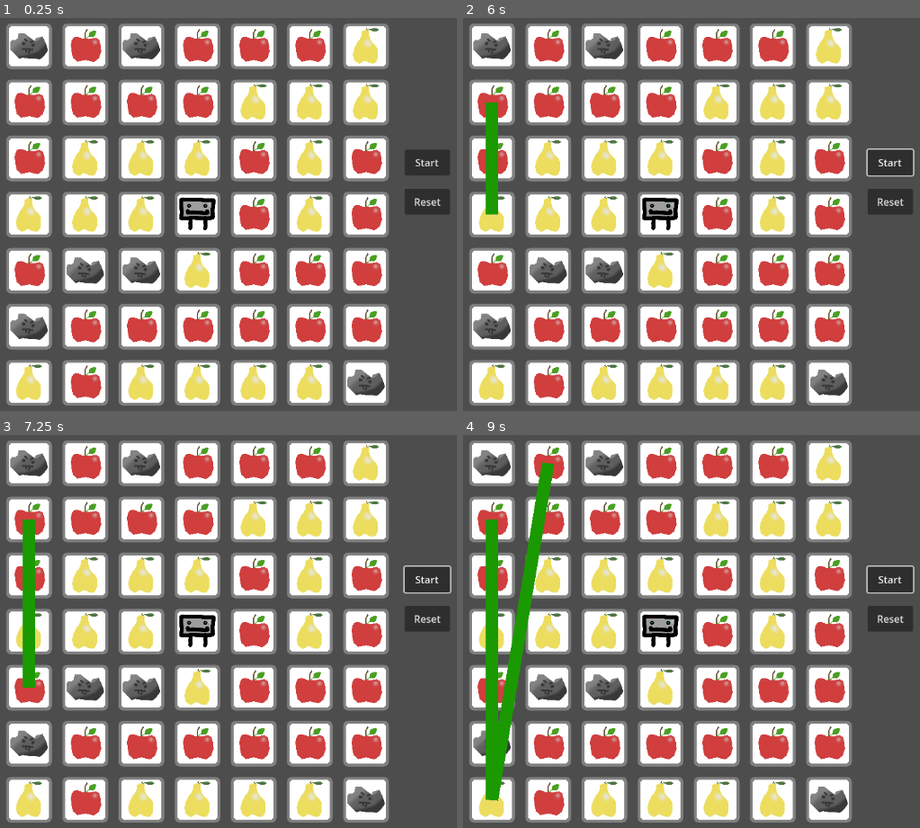
Above: before the commit, frames 1-4 (two rows, left to right).
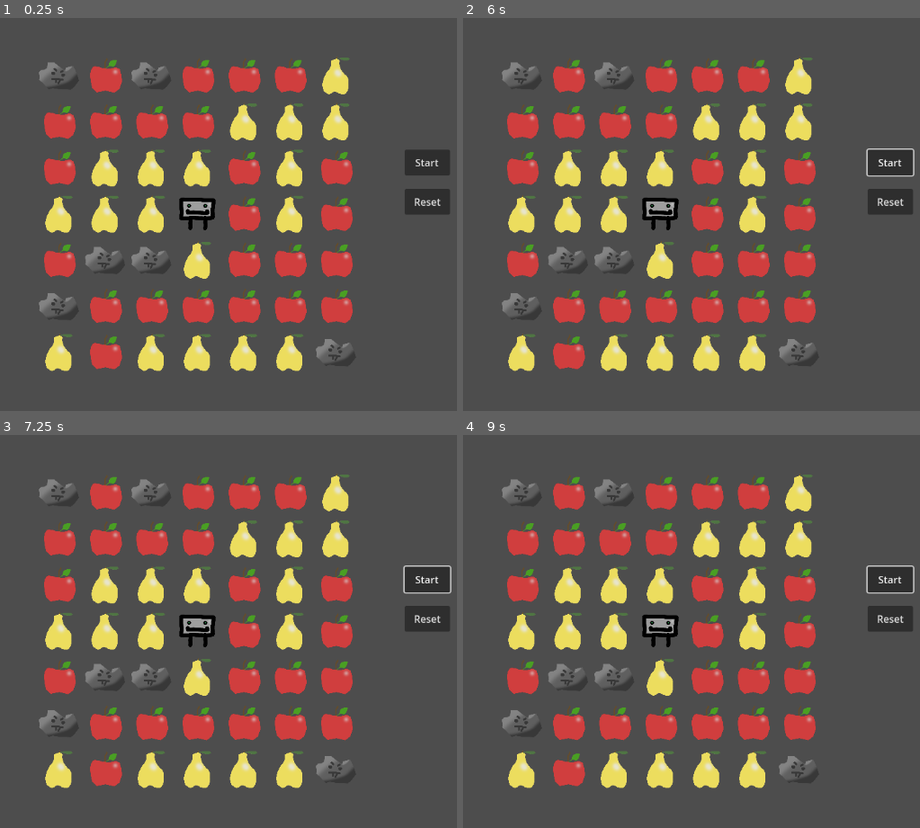
Above: after the commit, the same moments.

Repository: Maerorr/connect-game
Game: Godot game, scene res://Scenes/main.tscn
The game is run twice, just before and just after one commit, with the same random seed, the same clock (stepped at 60 frames per second) and the same inputs.
Inputs (mouse positions are in pixels of both pictures, inside the frame that each line leads up to):
- Up to frame 1 (0.25 s): no input
- Up to frame 2 (6 s): click "Reset" at 0.5 s; click "Start" at 1.25 s; click "Start" at 2 s; click "Start" at 2.75 s; tap Enter at 3.5, 5 s; move the mouse to (490, 45) at 3.52 s; press the mouse at (490, 45) at 3.53 s; tap Space at 4.25, 5.75 s; move the mouse to (490, 100) at 4.27 s; release the mouse at (490, 100) at 4.28 s; click (490, 100) at 4.35 s; move the mouse to (490, 159) at 5.02 s; press the mouse at (490, 159) at 5.03 s; move the mouse to (490, 214) at 5.77 s; release the mouse at (490, 214) at 5.78 s; click (490, 214) at 5.85 s
- Up to frame 3 (7.25 s): tap Enter at 6.5 s; move the mouse to (27, 686) at 6.52 s; press the mouse at (27, 686) at 6.53 s
- Up to frame 4 (9 s): tap Space at 7.25 s; move the mouse to (490, 741) at 7.27 s; release the mouse at (490, 741) at 7.28 s; click (490, 741) at 7.35 s; move the mouse to (490, 800) at 8.02 s; press the mouse at (490, 800) at 8.03 s; move the mouse to (549, 462) at 8.77 s; release the mouse at (549, 462) at 8.78 s; click (549, 462) at 8.85 s

The runs differ from the first frame. In frame 1, 60% of the frame differs, in the area x 1-86%, y 1-99%; in frame 2, 60%; in frame 3, 60%; in frame 4, 61%.

Commit message:
feat: basic falling system

Diff:
--- /dev/null
+++ b/Prefabs/bg_tile.tscn
@@ -0,0 +1,23 @@
+[gd_scene load_steps=5 format=3 uid="uid://d0amhray4dvkg"]
+
+[ext_resource type="Shader" uid="uid://b0k34mumt4en2" path="res://Shaders/sprite_tint.tres" id="2_pmpdd"]
+[ext_resource type="Texture2D" uid="uid://dkuma8yjkxmlf" path="res://Sprites/rounded_square.png" id="3_fscch"]
+
+[sub_resource type="ShaderMaterial" id="ShaderMaterial_bo1nx"]
+shader = ExtResource("2_pmpdd")
+
+[sub_resource type="ShaderMaterial" id="ShaderMaterial_jjvhh"]
+shader = ExtResource("2_pmpdd")
+
+[node name="clickable_tile" type="Node2D"]
+
+[node name="bg" type="Sprite2D" parent="."]
+material = SubResource("ShaderMaterial_bo1nx")
+instance_shader_parameters/main_tint = Color(0.501961, 0.501961, 0.501961, 1)
+texture = ExtResource("3_fscch")
+
+[node name="foreground" type="Sprite2D" parent="bg"]
+material = SubResource("ShaderMaterial_jjvhh")
+instance_shader_parameters/main_tint = Color(1, 1, 1, 1)
+scale = Vector2(0.885159, 0.885159)
+texture = ExtResource("3_fscch")
--- a/Prefabs/clickable_tile.tscn
+++ /dev/null
@@ -1,42 +0,0 @@
-[gd_scene load_steps=8 format=3 uid="uid://cemlj3oklnk2d"]
-
-[ext_resource type="Script" uid="uid://dqvt54eqx3jac" path="res://Scripts/clickable_tile.gd" id="1_gw3ct"]
-[ext_resource type="Shader" uid="uid://b0k34mumt4en2" path="res://Shaders/sprite_tint.tres" id="2_ao0fi"]
-[ext_resource type="Texture2D" uid="uid://dkuma8yjkxmlf" path="res://Sprites/rounded_square.png" id="3_pvnxa"]
-[ext_resource type="Texture2D" uid="uid://d13fqw7s0oo7u" path="res://Sprites/apel.png" id="4_eh02y"]
-
-[sub_resource type="ShaderMaterial" id="ShaderMaterial_bo1nx"]
-shader = ExtResource("2_ao0fi")
-
-[sub_resource type="ShaderMaterial" id="ShaderMaterial_jjvhh"]
-shader = ExtResource("2_ao0fi")
-
-[sub_resource type="RectangleShape2D" id="RectangleShape2D_jjvhh"]
-size = Vector2(368.502, 355.612)
-
-[node name="clickable_tile" type="Node2D"]
-script = ExtResource("1_gw3ct")
-
-[node name="bg" type="Sprite2D" parent="."]
-material = SubResource("ShaderMaterial_bo1nx")
-instance_shader_parameters/main_tint = Color(0.501961, 0.501961, 0.501961, 1)
-texture = ExtResource("3_pvnxa")
-
-[node name="foreground" type="Sprite2D" parent="bg"]
-material = SubResource("ShaderMaterial_jjvhh")
-instance_shader_parameters/main_tint = Color(1, 1, 1, 1)
-scale = Vector2(0.885159, 0.885159)
-texture = ExtResource("3_pvnxa")
-
-[node name="main_sprite" type="Sprite2D" parent="."]
-scale = Vector2(0.761995, 0.761995)
-texture = ExtResource("4_eh02y")
-
-[node name="ItemArea" type="Area2D" parent="."]
-
-[node name="square_area" type="CollisionShape2D" parent="ItemArea"]
-position = Vector2(0.75824, -2.65384)
-shape = SubResource("RectangleShape2D_jjvhh")
-
-[connection signal="input_event" from="ItemArea" to="." method="_on_item_area_input_event"]
-[connection signal="mouse_entered" from="ItemArea" to="." method="_on_item_area_mouse_entered"]
--- /dev/null
+++ b/Prefabs/tile_object.tscn
@@ -0,0 +1,22 @@
+[gd_scene load_steps=4 format=3 uid="uid://cemlj3oklnk2d"]
+
+[ext_resource type="Script" uid="uid://dqvt54eqx3jac" path="res://Scripts/clickable_tile.gd" id="1_m65c2"]
+[ext_resource type="Texture2D" uid="uid://d13fqw7s0oo7u" path="res://Sprites/apel.png" id="2_7ke8o"]
+
+[sub_resource type="RectangleShape2D" id="RectangleShape2D_jjvhh"]
+size = Vector2(368.502, 355.612)
+
+[node name="clickable_tile" type="Node2D"]
+script = ExtResource("1_m65c2")
+
+[node name="main_sprite" type="Sprite2D" parent="."]
+texture = ExtResource("2_7ke8o")
+
+[node name="ItemArea" type="Area2D" parent="."]
+
+[node name="square_area" type="CollisionShape2D" parent="ItemArea"]
+position = Vector2(0.75824, -2.65384)
+shape = SubResource("RectangleShape2D_jjvhh")
+
+[connection signal="input_event" from="ItemArea" to="." method="_on_item_area_input_event"]
+[connection signal="mouse_entered" from="ItemArea" to="." method="_on_item_area_mouse_entered"]
--- a/Scenes/main.tscn
+++ b/Scenes/main.tscn
@@ -1,17 +1,18 @@
-[gd_scene load_steps=6 format=3 uid="uid://daj2h1j2m5800"]
+[gd_scene load_steps=8 format=3 uid="uid://daj2h1j2m5800"]
 
 [ext_resource type="Script" uid="uid://d4ngyyws870kn" path="res://Scripts/globals/globals.gd" id="2_8gbba"]
 [ext_resource type="Script" uid="uid://fstsemk4f8q0" path="res://Scripts/character.gd" id="2_21xkr"]
 [ext_resource type="Script" uid="uid://hphfnjdctkm0" path="res://Scripts/grid_controller.gd" id="2_bo1nx"]
 [ext_resource type="Script" uid="uid://cveo53w881hv5" path="res://Scripts/map_loader.gd" id="2_jjvhh"]
 [ext_resource type="Texture2D" uid="uid://c7bn460ronj0n" path="res://Sprites/character.png" id="2_kry3j"]
+[ext_resource type="Script" uid="uid://bumu81p1lj8q3" path="res://Scripts/map_objects_manager.gd" id="5_21xkr"]
+[ext_resource type="Script" uid="uid://cnqwakagvqhfb" path="res://Scripts/selection_controller.gd" id="6_6bp64"]
 
 [node name="Node2D" type="Node2D"]
 
 [node name="grid_controller" type="Node2D" parent="."]
 position = Vector2(576, 314)
 script = ExtResource("2_bo1nx")
-tile_size = 80
 
 [node name="character" type="Node2D" parent="grid_controller"]
 z_index = 2
@@ -31,6 +32,14 @@
 
 [node name="map_loader" type="Node" parent="grid_controller"]
 script = ExtResource("2_jjvhh")
+
+[node name="bg_tiles_parent" type="Node2D" parent="grid_controller"]
+
+[node name="map_objects_manager" type="Node2D" parent="grid_controller"]
+script = ExtResource("5_21xkr")
+
+[node name="selection_controller" type="Node2D" parent="grid_controller"]
+script = ExtResource("6_6bp64")
 
 [node name="globals" type="Node" parent="."]
 script = ExtResource("2_8gbba")
--- a/Scripts/clickable_tile.gd
+++ b/Scripts/clickable_tile.gd
@@ -2,6 +2,7 @@
 
 var grid: GridController = null
 var position_in_grid: Vector2i = Vector2i.ZERO
+var size_px: int = 64
 var tile_type = Globals.TILE_TYPE.EMPTY:
 	set(new_type):
 		match new_type as Globals.TILE_TYPE:
@@ -22,13 +23,15 @@
 signal tile_clicked(tile: ClickableTile)
 signal tile_hovered(tile: ClickableTile)
 
-func get_size() -> Vector2:
-	# get the size bg node texture
-	var bg_node = $bg
-	if bg_node is Sprite2D:
-		var size = bg_node.texture.get_size()
-		return size
-	return Vector2.ONE
+func set_size(new_size_px: int):
+	size_px = new_size_px
+	var new_scale = (size_px as float) / (get_texture_size() as float)
+	print("new scale: ", new_scale)
+	scale = Vector2(new_scale, new_scale)
+
+# returns texture size as int because the tex is square
+func get_texture_size() -> int:
+	return sprite_node.texture.get_width()
 
 func _on_item_area_input_event(_viewport: Viewport, event: InputEvent, _shape_idx: int):
 	if event.is_action_pressed("left_click"):
--- /dev/null
+++ b/Scripts/data_types/tile_object_array.gd
@@ -0,0 +1,3 @@
+class_name TileObjectArray extends RefCounted
+
+var arr: Array[ClickableTile] = []
--- a/Scripts/globals/globals.gd
+++ b/Scripts/globals/globals.gd
@@ -9,8 +9,23 @@
 @export var obstacle_sprite: Texture2D = preload("res://Sprites/stone.png")
 @export var character_sprite: Texture2D = preload("res://Sprites/character.png")
 
+## GLOBAL VARIABLES
+@export var tile_size: int = 64
+@export var tile_spacing: int = 10
+@export var falling_speed: float = 0.15 # time for a tile to move one tile of distance
+var map_size: Vector2i
+var offset: Vector2
+var character: Character = null
+
+
 ## HELPER FUNCTIONS
 # returns chebyshev distance between two tiles (meaning, 8 nearest neighbours are considered as distance of 1)
-func distance_between(tile_a: ClickableTile, tile_b: ClickableTile) -> int:
+func distance_between_chebyshev(tile_a: ClickableTile, tile_b: ClickableTile) -> int:
 	# chebyshev distance
 	return max(abs(tile_a.position_in_grid.x - tile_b.position_in_grid.x), abs(tile_a.position_in_grid.y - tile_b.position_in_grid.y))
+
+func grid_position_world(x: int, y: int) -> Vector2:
+	return Vector2(
+		x * (tile_size + tile_spacing),
+		y * (tile_size + tile_spacing)
+	) - offset + Vector2(tile_size / 2.0, tile_size / 2.0)
--- a/Scripts/grid_controller.gd
+++ b/Scripts/grid_controller.gd
@@ -1,59 +1,43 @@
 class_name GridController extends Node2D
 
-# create a container for the clickable tiles
+# THIS CLASS IS THE TOP-MOST MANAGER FOR THE GRID. IT IS RESPONSIBLE FOR CREATION OF THE GRID.
+# IT ONLY STORES THE BACKGROUND TILES.
+# FOR ACCESS TO THE TILE OBJECTS, USE THE MAP OBJECTS MANAGER.
+
 var clickable_tiles = []
 # @export var grid_size: Vector2i = Vector2i(5, 5)
 var map_size: Vector2i = Vector2i.ZERO
-@export var tile_size: int = 64
-@export var tile_spacing: int = 10
-var tile_prefab: PackedScene = preload("res://Prefabs/clickable_tile.tscn")
+var background_tile_prefab: PackedScene = preload("res://Prefabs/bg_tile.tscn")
+var tile_prefab: PackedScene = preload("res://Prefabs/tile_object.tscn")
 
 var selected_tiles: Array[ClickableTile] = []
 var map_data: Array[Globals.TILE_TYPE] = []
 var selecting: bool = false
 var character_tile: ClickableTile = null
+
 @onready var character: Character = $character
 @onready var line_renderer: Line2D = get_node("line_renderer")
+@onready var map_object_manager: MapObjectsManager = $map_objects_manager
 var currently_selecting_type: Globals.TILE_TYPE = Globals.TILE_TYPE.EMPTY
 
+
 func _ready():
-	character.move_completed.connect(_on_character_move_completed)
-	character.whole_move_completed.connect(_on_character_whole_move_completed)
+	#character.move_completed.connect(_on_character_move_completed)
+	#character.whole_move_completed.connect(_on_character_whole_move_completed)
+	# position itself in the center of the screen
+	global_position = get_viewport_rect().size / 2.0
+	Globals.character = character
+
 
 func _on_map_loader_map_loaded(loaded_map_size: Vector2i, loaded_map_data: Array[Globals.TILE_TYPE]) -> void:
-	map_size = loaded_map_size
+	Globals.map_size = loaded_map_size
 	map_data = loaded_map_data
+	setup_tiles(loaded_map_data)
 
-	var spacing_offset: Vector2 = Vector2.ZERO
-	spacing_offset = tile_spacing * (map_size - Vector2i.ONE) / 2.0
 
-	var offset: Vector2 = (map_size * tile_size) / 2.0 + spacing_offset
-	# position itself in the center of the screen
-	position = get_viewport_rect().size / 2.0
-	for x in range(map_size.x):
-		for y in range(map_size.y):
-			var tile_instance: ClickableTile = tile_prefab.instantiate()
-			call_deferred("setup_tile", tile_instance, x, y, offset)
+func setup_tiles(loaded_map_data: Array[Globals.TILE_TYPE]):
+	map_object_manager.setup_map(loaded_map_data)
 
-func setup_tile(tile_instance: ClickableTile, x: int, y: int, offset: Vector2) -> void:
-	add_child(tile_instance)
-	tile_instance.position = Vector2(
-		x * (tile_size + tile_spacing),
-		y * (tile_size + tile_spacing)
-	) - offset + Vector2(tile_size / 2.0, tile_size / 2.0)
-	var size = tile_instance.get_size();
-	tile_instance.scale = Vector2(tile_size / size.x, tile_size / size.y)
-	tile_instance.set_position_in_grid(Vector2i(x, y))
-	tile_instance.set_grid(self)
-	tile_instance.tile_type = map_data[y + x * map_size.y] as Globals.TILE_TYPE
-	# connect signals
-	tile_instance.tile_clicked.connect(on_tile_clicked)
-	tile_instance.tile_hovered.connect(on_tile_hovered)
-	clickable_tiles.append(tile_instance)
-	if tile_instance.tile_type == Globals.TILE_TYPE.CHARACTER:
-		character_tile = tile_instance
-		character.current_tile = tile_instance
-		print("Character tile found at position: ", tile_instance.position_in_grid)
 
 func _process(_delta: float) -> void:
 	if selecting:
@@ -62,10 +46,12 @@
 			selecting = false
 			#character.move(selected_tiles)
 
+
 func get_tile(xy_idx: Vector2i) -> ClickableTile:
 	if xy_idx.x < 0 or xy_idx.x >= map_size.x or xy_idx.y < 0 or xy_idx.y >= map_size.y:
 		return null
 	return clickable_tiles[xy_idx.y + xy_idx.x * map_size.y]
+
 
 func on_tile_clicked(tile: ClickableTile):
 	var xy_idx: Vector2i = tile.position_in_grid
@@ -78,10 +64,12 @@
 		line_renderer.add_point(tile.position)
 	selecting = true
 
+
 func on_tile_hovered(tile: ClickableTile):
 	if selecting:
 		next_tile_selection_logic(tile)
 		return
+
 
 func can_start_selection(tile: ClickableTile) -> bool:
 	if selecting:
@@ -90,14 +78,14 @@
 		return false
 	if selected_tiles.size() > 0:
 		return false
-	if Globals.distance_between(character_tile, tile) > 1:
+	if Globals.distance_between_chebyshev(character_tile, tile) > 1:
 		return false
 	return true
 
+
 func next_tile_selection_logic(next_tile: ClickableTile):
 	var prev_tile: ClickableTile = selected_tiles[-1]
-	# if floor is > 1 then its more than 1 tile away
-	if floor(prev_tile.position_in_grid.distance_to(next_tile.position_in_grid)) > 1:
+	if Globals.distance_between_chebyshev(prev_tile, next_tile) > 1:
 		return
 
 	if next_tile.tile_type == Globals.TILE_TYPE.OBSTACLE or next_tile.tile_type == Globals.TILE_TYPE.EMPTY:
@@ -111,25 +99,3 @@
 
 	selected_tiles.append(next_tile)
 	line_renderer.add_point(next_tile.position)
-
-func _on_character_move_completed(current_tile: ClickableTile) -> void:
-	current_tile.tile_type = Globals.TILE_TYPE.EMPTY
-
-func _on_character_whole_move_completed() -> void:
-	selected_tiles.clear()
-	line_renderer.clear_points()
-	selecting = false
-	print("Character has completed the move, selection cleared.")
-
-func _on_move_button_pressed() -> void:
-	if selected_tiles.size() == 0:
-		print("No tiles selected for movement.")
-		return
-	character.move(selected_tiles)
-	selecting = false
-	print("Character move initiated with ", selected_tiles.size(), " tiles.")
-
-func _on_reset_button_pressed() -> void:
-	selected_tiles.clear()
-	line_renderer.clear_points()
-	selecting = false
--- a/Scripts/map_loader.gd
+++ b/Scripts/map_loader.gd
@@ -7,9 +7,11 @@
 var map_data: Array[Globals.TILE_TYPE] = []
 
 func _ready():
-	load_map_from_txt()
+	call_deferred("load_map_from_txt")
+
 
 func load_map_from_txt():
+	print("load map from file")
 	var file = FileAccess.open("res://Maps/test_map.txt", FileAccess.READ)
 	if file == null:
 		print("Failed to open map file.")
--- /dev/null
+++ b/Scripts/map_objects_manager.gd
@@ -0,0 +1,106 @@
+class_name MapObjectsManager extends Node2D
+
+var object_prefab: PackedScene = preload("res://Prefabs/tile_object.tscn")
+#                 [x][y]
+var objects: Array[TileObjectArray] = []
+var map_size: Vector2i = Vector2i.ZERO
+var map_data: Array[Globals.TILE_TYPE] = []
+
+func _ready() -> void:
+	print("map object manager Ready()")
+
+func setup_map(loaded_map_data: Array[Globals.TILE_TYPE]):
+	map_size = Globals.map_size
+	map_data = loaded_map_data
+
+	objects.resize(map_size.x)
+	for x in map_size.x:
+		var tile_col := TileObjectArray.new()
+		tile_col.arr = []
+		tile_col.arr.resize(map_size.y)
+		objects[x] = tile_col
+
+	var spacing_offset: Vector2 = Vector2.ZERO
+	spacing_offset = Globals.tile_spacing * (map_size - Vector2i.ONE) / 2.0
+
+	Globals.offset = (Globals.map_size * Globals.tile_size) / 2.0 + spacing_offset
+
+	for x in range(map_size.x):
+		for y in range(map_size.y):
+			add_and_setup_object(Vector2i(x, y), map_data[y + x * map_size.y])
+
+func add_and_setup_object(position_in_grid: Vector2i, tile_type: Globals.TILE_TYPE):
+	var object_instance: ClickableTile = object_prefab.instantiate()
+	objects[position_in_grid.x].arr[position_in_grid.y] = object_instance
+	add_child(object_instance)
+	object_instance.position = Globals.grid_position_world(position_in_grid.x, position_in_grid.y)
+	object_instance.set_size(Globals.tile_size)
+	object_instance.set_position_in_grid(position_in_grid)
+	var map_idx = position_in_grid.y + position_in_grid.x * map_size.y
+	object_instance.tile_type = map_data[map_idx] as Globals.TILE_TYPE
+	# connect signals
+	object_instance.tile_clicked.connect(tile_clicked)
+	# object_instance.tile_hovered.connect(on_tile_hovered)
+
+	if object_instance.tile_type == Globals.TILE_TYPE.CHARACTER:
+		Globals.character.current_tile = object_instance
+		print("Character tile found at position: ", object_instance.position_in_grid)
+
+func get_tile_at(x: int, y: int) -> ClickableTile:
+	return objects[x].arr[y]
+
+func tile_clicked(tile: ClickableTile):
+	# remove the tile
+	var x := tile.position_in_grid.x
+	var y := tile.position_in_grid.y
+	objects[x].arr[y].tile_type = Globals.TILE_TYPE.EMPTY
+	apply_gravity()
+
+func apply_gravity():
+	for x in range(objects.size()):
+		await _cascade_column_once(x)
+
+func _cascade_column_once(x: int) -> void:
+	print("running cascade for X: ", x)
+	var column := objects[x].arr
+	var empty_spots_below := 0
+
+	for y in range(column.size() - 1, -1, -1): # Bottom to top
+		var tile := column[y]
+
+		if tile.tile_type == Globals.TILE_TYPE.EMPTY:
+			empty_spots_below += 1
+		elif empty_spots_below > 0:
+			print("moving tile on (", x, ", ", y, ")", " to y = ", y + empty_spots_below)
+			await _move_tile(x, y, y + empty_spots_below)
+			break
+
+
+func _move_tile(x: int, from_y: int, to_y: int) -> void:
+	var column := objects[x].arr
+
+	var tile := column[from_y]
+	var destination_tile := column[to_y]
+
+	# Animate movement
+	var start_pos = tile.global_position
+	var end_pos := destination_tile.global_position
+	var tween := get_tree().create_tween()
+	var time = abs(from_y - to_y) * Globals.falling_speed
+	print("moving tile to pos: ", end_pos)
+	tween.tween_property(tile, "global_position", end_pos, time)
+
+	# Swap ClickableTiles in array
+	column[to_y] = tile
+	column[from_y] = destination_tile
+	# Update logical positions
+	tile.set_position_in_grid(Vector2i(x, to_y))
+	destination_tile.set_position_in_grid(Vector2i(x, from_y))
+	destination_tile.global_position = start_pos
+
+	await tween.finished
+
+	_cascade_column_once(x)
+
+	# Make the moved-from tile empty
+	#destination_tile.tile_type = Globals.TILE_TYPE.EMPTY
--- /dev/null
+++ b/Scripts/selection_controller.gd
@@ -0,0 +1,54 @@
+class_name SelectionController extends Node2D
+
+@onready var line_renderer: Line2D = get_parent().get_node("line_renderer")
+
+var selected_tiles: Array[ClickableTile] = []
+var selecting: bool = false
+var currently_selecting_type: Globals.TILE_TYPE = Globals.TILE_TYPE.EMPTY
+
+func on_tile_clicked(tile: ClickableTile):
+	var xy_idx: Vector2i = tile.position_in_grid
+	print("tile clicked called from SelectionController")
+	if tile.tile_type == Globals.TILE_TYPE.OBSTACLE or tile.tile_type == Globals.TILE_TYPE.EMPTY or tile.tile_type == Globals.TILE_TYPE.CHARACTER:
+		return
+	if selected_tiles.has(tile) == false:
+		selected_tiles.append(tile)
+		currently_selecting_type = tile.tile_type
+		line_renderer.add_point(tile.position)
+	selecting = true
+
+
+func on_tile_hovered(tile: ClickableTile):
+	pass
+
+func can_start_selection(tile: ClickableTile):
+	pass
+
+func next_tile_selection_logic(next_tile: ClickableTile):
+	pass
+
+
+func _on_character_move_completed(current_tile: ClickableTile) -> void:
+	current_tile.tile_type = Globals.TILE_TYPE.EMPTY
+
+
+func _on_character_whole_move_completed() -> void:
+	selected_tiles.clear()
+	line_renderer.clear_points()
+	selecting = false
+	print("Character has completed the move, selection cleared.")
+
+
+func _on_move_button_pressed() -> void:
+	if selected_tiles.size() == 0:
+		print("No tiles selected for movement.")
+		return
+	Globals.character.move(selected_tiles)
+	selecting = false
+	print("Character move initiated with ", selected_tiles.size(), " tiles.")
+
+
+func _on_reset_button_pressed() -> void:
+	selected_tiles.clear()
+	line_renderer.clear_points()
+	selecting = false
--- a/Scripts/tools/debug_editor_draw.gd
+++ /dev/null
@@ -1,46 +0,0 @@
-@tool
-extends Node2D
-
-# Expose this to the editor so it can be set manually
-@export var grid_controller_path: NodePath
-
-var grid_controller: GridController = null
-
-func _ready() -> void:
-    _fetch_grid_controller()
-    queue_redraw()
-
-# Called in the editor and at runtime to keep visuals updated
-func _process(_delta: float) -> void:
-    queue_redraw()
-
-func _fetch_grid_controller():
-    if grid_controller_path != null and has_node(grid_controller_path):
-        grid_controller = get_node(grid_controller_path) as GridController
-    else:
-        grid_controller = null
-
-func _draw() -> void:
-    if grid_controller == null:
-        _fetch_grid_controller()
-        print("GridController not found or not set.")
-        return
-
-    # Access exported properties from GridController
-    var map_size := grid_controller.get("map_size") as Vector2i
-    var tile_size := grid_controller.tile_size
-    var tile_spacing := grid_controller.tile_spacing
-
-    var bounds_x := Vector2(
-        map_size.x * tile_size + (map_size.x - 1) * tile_spacing,
-        0
-    )
-    var bounds_y := Vector2(
-        0,
-        map_size.y * tile_size + (map_size.y - 1) * tile_spacing
-    )
-
-    var total_bounds := Vector2(-100, 100)
-    var rect_pos := -bounds_x / 2.0
-    print("Drawing grid bounds at position: ", rect_pos, " with size: ", total_bounds)
-    draw_rect(Rect2(rect_pos, total_bounds), Color(1, 1, 1, 0.5), false)
--- /dev/null
+++ b/default_bus_layout.tres
@@ -0,0 +1,3 @@
+[gd_resource type="AudioBusLayout" format=3 uid="uid://c4cq6m7eg8vvb"]
+
+[resource]
Not shown, added: Scripts/data_types/tile_object_array.gd.uid
Not shown, added: Scripts/map_objects_manager.gd.uid
Not shown, added: Scripts/selection_controller.gd.uid
Not shown, removed: Scripts/tools/debug_editor_draw.gd.uid
